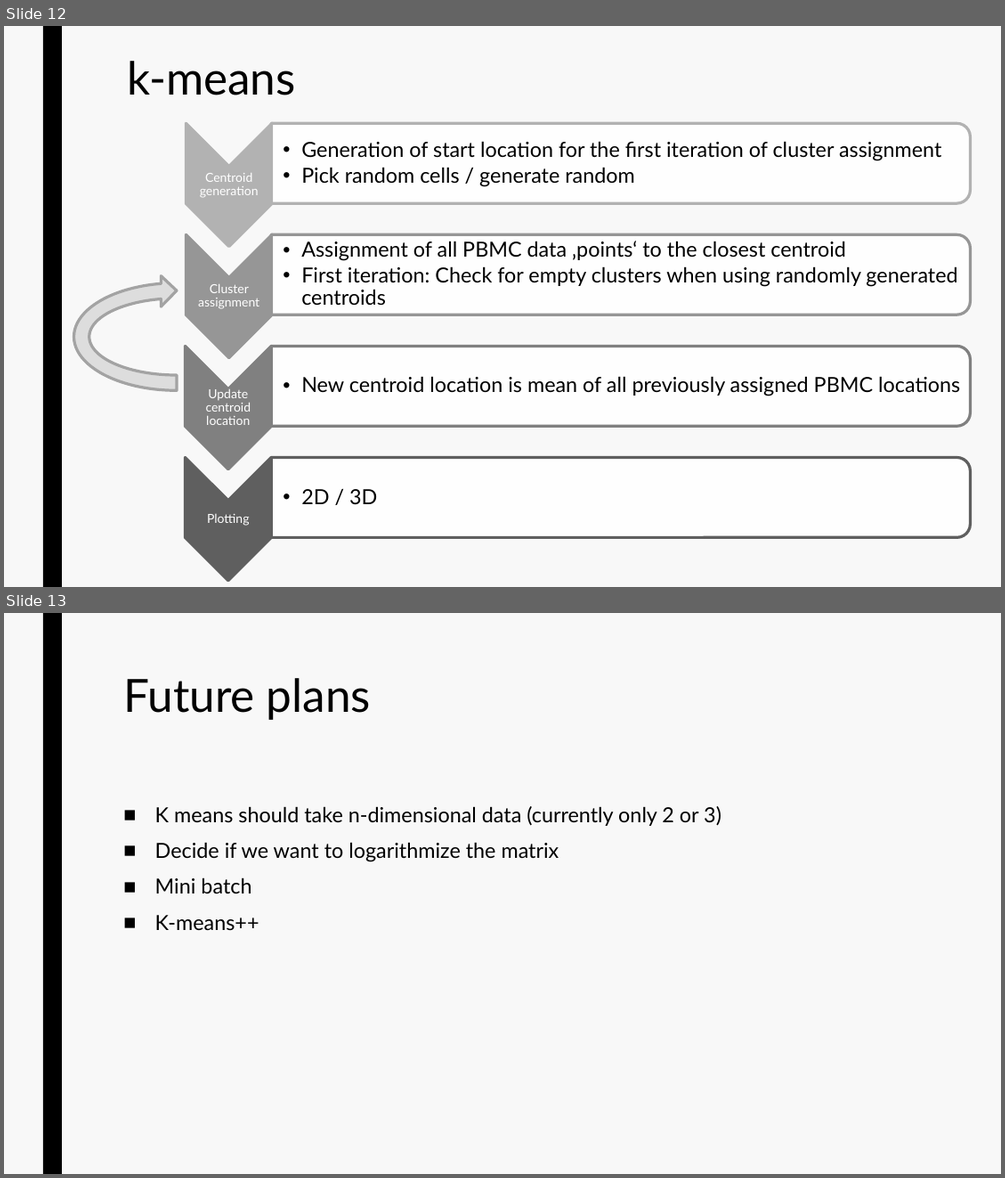
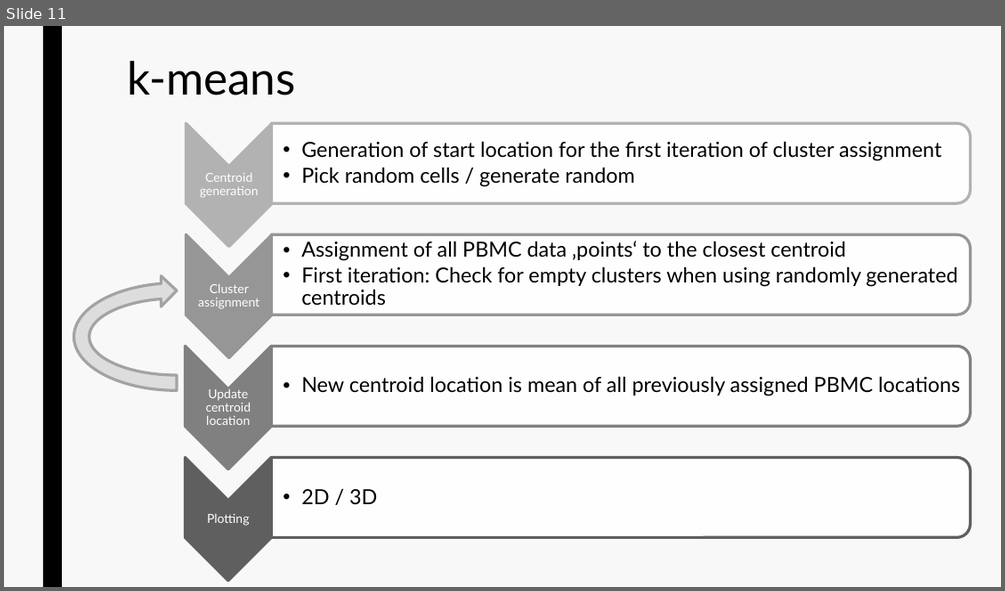
Before and after one commit to datascience-mobi/group-02-project-4-2, a slide deck: Project Proposal.pptx. Shown one above the other, each under a label of ours: slides 12 and 13 before the commit, slide 11 after it. The pictures are 1005x1178 and 1005x591 pixels, drawn with LibreOffice and Linux fonts; fonts in the diff are those of the drawing. Boxes give left, top, right and bottom in pixels: in the first picture for what was removed or moved away, otherwise in the second. Text is boxed around its words. In the diff, an @@ line names an element or a change of style, - is before the commit and + after.

Commit message:
Future

```diff
--- a/Project Proposal.pptx
+++ b/Project Proposal.pptx
@@ slide 13 removed at (4, 613, 1001, 1174), background #F8F8F8; not listed: 1 template element that a slide beside it also shows @@
@@ title removed at (123, 678, 371, 720) @@
-Future plans
@@ text removed at (155, 806, 721, 930) @@
-■ K means should take n-dimensional data (currently only 2 or 3)
-■ Decide if we want to logarithmize the matrix
-■ Mini batch
-■ K-means++
@@ what was slide 12 is now slide 11 @@
```
Also in this commit, not shown: 3 slides added, 1 other file.
